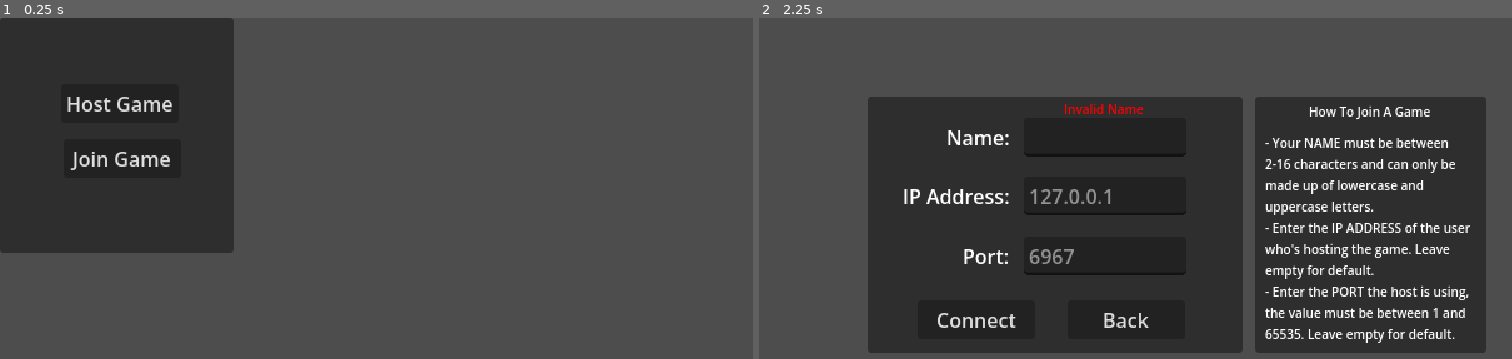
Above: before the commit, frames 1-2 (left to right).
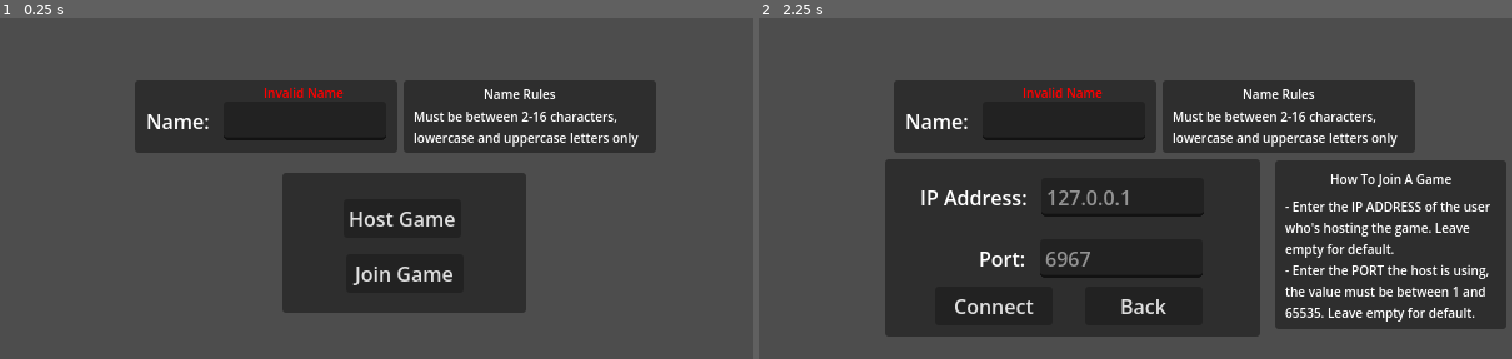
Above: after the commit, the same moments.

Repository: CUGG-2025-Puzzlers/hex-arena
Game: Godot game, scene res://scenes/title_screen.tscn
Same seed, same stepped clock (60 frames per second), same inputs: the game is played once before the commit and once after it. The project has no main scene, so this scene is started directly.
Inputs:
- Up to frame 1 (0.25 s): no input
- Up to frame 2 (2.25 s): tap Enter at 0.5 s; click "Host Game" at 1.25 s; click "Join Game" at 2 s

The runs differ from the first frame. In frame 1, 43% of the frame differs, in the area x 0-88%, y 0-87%; in frame 2, 24%.

Commit message:
Re-arranged panels

Diff:
--- a/scenes/title_screen.tscn
+++ b/scenes/title_screen.tscn
@@ -7,47 +7,119 @@
 
 [node name="MainPanel" type="Panel" parent="." unique_id=2096537197]
 unique_name_in_owner = true
-offset_right = 187.0
-offset_bottom = 188.0
+offset_left = 226.0
+offset_top = 124.0
+offset_right = 421.0
+offset_bottom = 236.0
 
 [node name="HostGameButton" type="Button" parent="MainPanel" unique_id=75787454]
 unique_name_in_owner = true
 layout_mode = 0
 offset_left = 49.0
-offset_top = 53.0
+offset_top = 21.0
 offset_right = 143.0
-offset_bottom = 84.0
+offset_bottom = 52.0
 text = "Host Game"
 
 [node name="JoinGameButton" type="Button" parent="MainPanel" unique_id=1984129057]
 unique_name_in_owner = true
 layout_mode = 0
 offset_left = 51.0
-offset_top = 97.0
+offset_top = 65.0
 offset_right = 145.0
-offset_bottom = 128.0
+offset_bottom = 96.0
 text = "Join Game"
 
+[node name="NamePanel" type="Panel" parent="." unique_id=215951254]
+offset_left = 108.0
+offset_top = 50.0
+offset_right = 318.0
+offset_bottom = 108.0
+
+[node name="NameInfoPanel" type="Panel" parent="NamePanel" unique_id=282669142]
+layout_mode = 0
+offset_left = 215.0
+offset_right = 417.0
+offset_bottom = 58.0
+
+[node name="Title" type="Label" parent="NamePanel/NameInfoPanel" unique_id=1159234265]
+layout_mode = 0
+offset_left = 5.0
+offset_top = 2.0
+offset_right = 182.0
+offset_bottom = 20.0
+theme_override_colors/font_color = Color(1, 1, 1, 1)
+theme_override_font_sizes/font_size = 10
+text = "Name Rules"
+horizontal_alignment = 1
+vertical_alignment = 1
+
+[node name="Description" type="Label" parent="NamePanel/NameInfoPanel" unique_id=1450701704]
+layout_mode = 0
+offset_left = 8.0
+offset_top = 22.0
+offset_right = 195.0
+offset_bottom = 57.0
+theme_override_font_sizes/font_size = 10
+text = "Must be between 2-16 characters, lowercase and uppercase letters only"
+autowrap_mode = 2
+
+[node name="NameField" type="Control" parent="NamePanel" unique_id=1046245223]
+anchors_preset = 0
+offset_right = 209.0
+offset_bottom = 51.0
+
+[node name="NameErrorLabel" type="Label" parent="NamePanel/NameField" unique_id=1417586793]
+unique_name_in_owner = true
+layout_mode = 0
+offset_left = 70.0
+offset_right = 200.0
+offset_bottom = 20.0
+theme_override_colors/font_color = Color(1, 0, 0, 1)
+theme_override_font_sizes/font_size = 10
+text = "Invalid Name"
+horizontal_alignment = 1
+vertical_alignment = 1
+
+[node name="NameLabel" type="Label" parent="NamePanel/NameField" unique_id=1519482048]
+layout_mode = 0
+offset_left = 4.0
+offset_top = 17.0
+offset_right = 64.0
+offset_bottom = 48.0
+text = "Name: "
+horizontal_alignment = 2
+vertical_alignment = 1
+
+[node name="NameLineEdit" type="LineEdit" parent="NamePanel/NameField" unique_id=253069408]
+unique_name_in_owner = true
+layout_mode = 0
+offset_left = 71.0
+offset_top = 17.0
+offset_right = 201.0
+offset_bottom = 48.0
+
 [node name="JoinPanel" type="Panel" parent="." unique_id=695321650]
 unique_name_in_owner = true
-offset_left = 87.0
-offset_top = 63.0
-offset_right = 387.0
-offset_bottom = 268.0
+offset_left = 101.0
+offset_top = 113.0
+offset_right = 401.0
+offset_bottom = 255.0
 
 [node name="InfoPanel" type="Panel" parent="JoinPanel" unique_id=1860023995]
 unique_name_in_owner = true
 layout_mode = 0
-offset_left = 310.0
-offset_right = 495.0
-offset_bottom = 205.0
+offset_left = 312.0
+offset_top = 1.0
+offset_right = 497.0
+offset_bottom = 136.0
 
 [node name="Title" type="Label" parent="JoinPanel/InfoPanel" unique_id=1657139735]
 layout_mode = 0
-offset_left = 4.0
-offset_top = 3.0
-offset_right = 181.0
-offset_bottom = 21.0
+offset_left = 5.0
+offset_top = 6.0
+offset_right = 182.0
+offset_bottom = 24.0
 theme_override_colors/font_color = Color(1, 1, 1, 1)
 theme_override_font_sizes/font_size = 10
 text = "How To Join A Game"
@@ -59,53 +131,17 @@
 offset_left = 8.0
 offset_top = 30.0
 offset_right = 177.0
-offset_bottom = 200.0
-theme_override_font_sizes/font_size = 10
-text = "- Your NAME must be between 2-16 characters and can only be made up of lowercase and uppercase letters.
-- Enter the IP ADDRESS of the user who's hosting the game. Leave empty for default.
+offset_bottom = 131.0
+theme_override_font_sizes/font_size = 10
+text = "- Enter the IP ADDRESS of the user who's hosting the game. Leave empty for default.
 - Enter the PORT the host is using, the value must be between 1 and 65535. Leave empty for default."
 autowrap_mode = 2
 
-[node name="NameField" type="Control" parent="JoinPanel" unique_id=1046245223]
-anchors_preset = 0
-offset_right = 300.0
-offset_bottom = 51.0
-
-[node name="NameErrorLabel" type="Label" parent="JoinPanel/NameField" unique_id=1417586793]
-unique_name_in_owner = true
-layout_mode = 0
-offset_left = 124.0
-offset_right = 254.0
-offset_bottom = 20.0
-theme_override_colors/font_color = Color(1, 0, 0, 1)
-theme_override_font_sizes/font_size = 10
-text = "Invalid Name"
-horizontal_alignment = 1
-vertical_alignment = 1
-
-[node name="NameLabel" type="Label" parent="JoinPanel/NameField" unique_id=1519482048]
-layout_mode = 0
-offset_left = 12.0
-offset_top = 17.0
-offset_right = 118.0
-offset_bottom = 48.0
-text = "Name: "
-horizontal_alignment = 2
-vertical_alignment = 1
-
-[node name="NameLineEdit" type="LineEdit" parent="JoinPanel/NameField" unique_id=253069408]
-unique_name_in_owner = true
-layout_mode = 0
-offset_left = 125.0
-offset_top = 17.0
-offset_right = 255.0
-offset_bottom = 48.0
-
 [node name="IPField" type="Control" parent="JoinPanel" unique_id=913333004]
 anchors_preset = 0
-offset_top = 48.0
+offset_top = -1.0
 offset_right = 300.0
-offset_bottom = 99.0
+offset_bottom = 50.0
 
 [node name="IPErrorLabel" type="Label" parent="JoinPanel/IPField" unique_id=1581729105]
 unique_name_in_owner = true
@@ -141,9 +177,10 @@
 
 [node name="PortField" type="Control" parent="JoinPanel" unique_id=1731529964]
 anchors_preset = 0
-offset_top = 98.0
-offset_right = 300.0
-offset_bottom = 147.0
+offset_left = -1.0
+offset_top = 50.0
+offset_right = 299.0
+offset_bottom = 99.0
 
 [node name="PortErrorLabel" type="Label" parent="JoinPanel/PortField" unique_id=1979254635]
 unique_name_in_owner = true
@@ -181,9 +218,9 @@
 unique_name_in_owner = true
 layout_mode = 0
 offset_left = 40.0
-offset_top = 163.0
+offset_top = 102.0
 offset_right = 134.0
-offset_bottom = 194.0
+offset_bottom = 133.0
 text = "Connect
 "
 
@@ -191,8 +228,8 @@
 unique_name_in_owner = true
 layout_mode = 0
 offset_left = 160.0
-offset_top = 163.0
+offset_top = 102.0
 offset_right = 254.0
-offset_bottom = 194.0
+offset_bottom = 133.0
 text = "Back
 "
